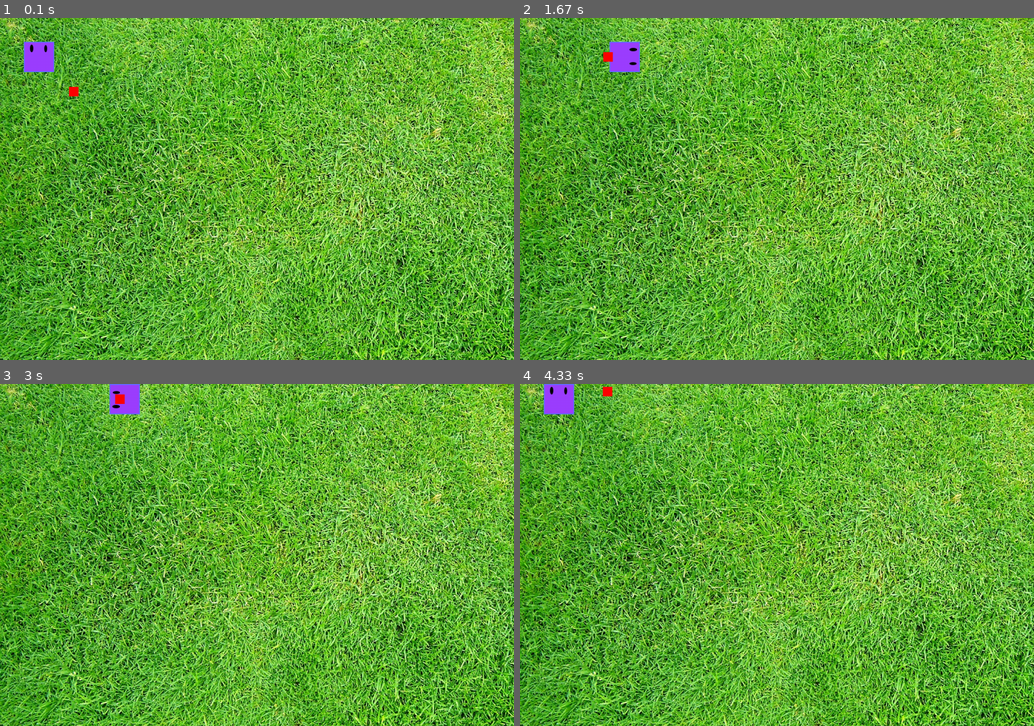
Above: before the commit, frames 1-4 (two rows, left to right).
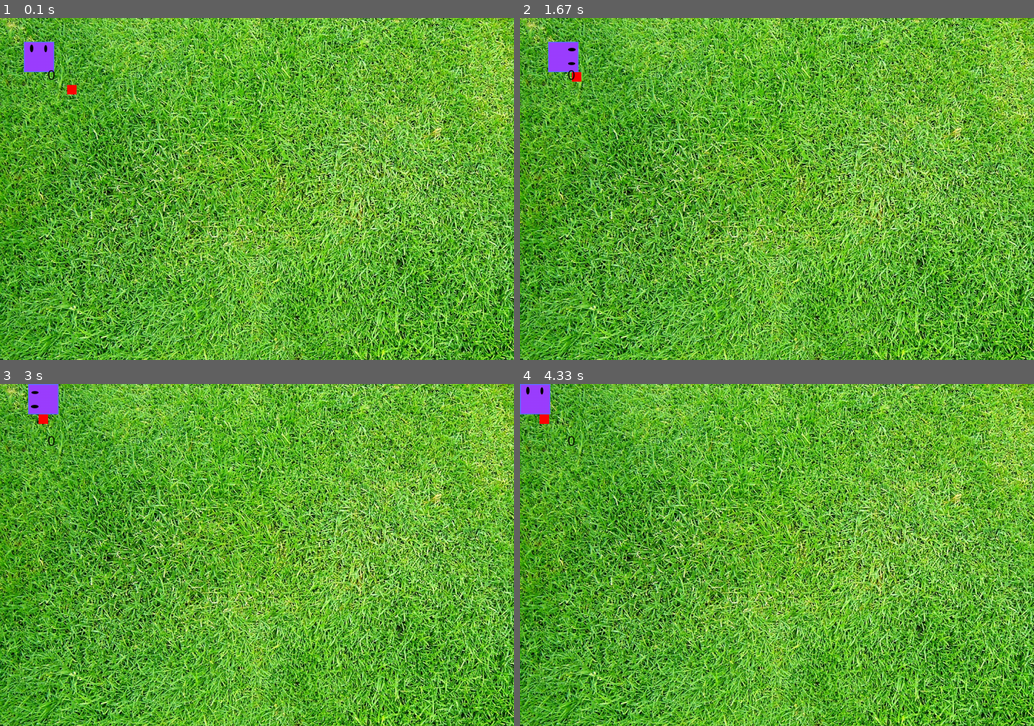
Above: after the commit, the same moments.

Repository: StephenRebel/ICS3U-Summative-game_Arena-Survial
Game: pygame game, started from Learning and Practice/PygameTesting/test_file.py
Two runs of this game, one before a commit and one after it. Both use one fixed random seed, a clock stepped at 60 frames per second and the inputs below.
Inputs:
- Up to frame 1 (0.1 s): no input
- Up to frame 2 (1.67 s): hold Space 0.33-0.8 s; hold Right 0.33-0.8 s; tap A at 0.83 s
- Up to frame 3 (3 s): hold Up 1.67-2.13 s; hold Right 2.17-2.63 s; hold Left from 2.67 s (still down)
- Up to frame 4 (4.33 s): release Left at 3.2 s; hold Down 3.23-3.53 s; hold Left 3.57-3.97 s; hold A 3.57-3.97 s; hold Up from 4 s (still down); hold W from 4 s (still down)

The runs differ from the first frame. In frame 1, less than 0.1% of the frame differs, in the area x 9-16%, y 15-23%; in frame 2, 1.2%, in the area x 5-24%, y 6-19%; in frame 3, 1.2%; in frame 4, 1.0%.

Commit message:
Figured out basic collision, made red square spawn randomly when shot by bullet, added points that display on screen

Diff:
--- a/Learning and Practice/PygameTesting/test_file.py
+++ b/Learning and Practice/PygameTesting/test_file.py
@@ -1,4 +1,5 @@
 import pygame
+import random
 pygame.init()
 
 #Main game setup
@@ -8,6 +9,7 @@
 screen = pygame.display.set_mode(size)
 pygame.display.set_caption("My First Game")
 clock = pygame.time.Clock()
+font = pygame.font.SysFont('Comic Sans MS', 30)
 
 #Make Variables
 BLACK = ( 0, 0, 0)
@@ -16,23 +18,22 @@
 RED = ( 255, 0, 0)
 BROWN = (210, 105, 30)
 
-x1, y1, width1, height1 = 50, 50, 64, 64
-x2, y2, width2, height2 = 150, 150, 20, 20
-x, y, shootwidth, shootheight, shootdistance, shootdirection = -10, -10, 15, 5, [-10, -10], 0
+x1, y1, width1, height1, oldx1, oldy1 = 50, 50, 64, 64, 50, 50
+x2, y2, width2, height2, oldx2, oldy2 = 150, 150, 20, 20, 150, 150
+x, y, shootwidth, shootheight, shootdirection = -10, -10, 15, 5, 0
 p1face, p2face = 0, 0
-
+point = 0
 can_shoot = False
 
 #Draw things on screen procedure
 def draw_objects():
-
     new_char1 = pygame.transform.rotate(char1, p1face)
-
     screen.blit(bg, (0, 0))
     screen.blit(new_char1, (x1, y1))
-    #pygame.draw.rect(screen, BLUE, (x1, y1, width1, height1))
     pygame.draw.rect(screen, RED, (x2, y2, width2, height2))
     pygame.draw.rect(screen, BLACK, (x, y, shootwidth, shootheight))
+    text = font.render(str(point), True, BLACK)
+    screen.blit(text, (100 , 100))
     pygame.display.update()
 
 #Main Loop
@@ -50,6 +51,7 @@
     keys = pygame.key.get_pressed()
 
     #Movement for both players
+    oldx1, oldy1, oldx2, oldy2 = x1, y1, x2, y2
     if keys[pygame.K_LEFT]:
         p1face = 90
         if x1 - 1 <= 0:
@@ -99,20 +101,22 @@
             y2 = size[1] - height2
         else:
             y2 += 1
+    #Auto moving AI
     else:
         if (x2 + width2 / 2) - (x1 + width1 / 2) > 0:
-            x2 -= 0.5
+            x2 -= 1
         elif (x2 + width2 / 2) - (x1 + width1 / 2) < 0:
-            x2 += 0.5
+            x2 += 1
         if (y2 + height2 / 2) - (y1 + height1 / 2) > 0:
-            y2 -= 0.5
+            y2 -= 1
         elif (y2 + height2 / 2) - (y1 + height1 / 2) < 0:
-            y2 += 0.5
+            y2 += 1
 
+    #Detects if there should be a bullet
     if keys[pygame.K_SPACE]:
         if can_shoot == False:
             can_shoot = True
-            x, y, = x1 + width1 / 2, y1 + height1 / 2 - shootheight / 2
+            x, y, = int(x1 + width1 / 2), int(y1 + height1 / 2 - shootheight / 2)
             if p1face == 90:
                 shootdirection = 2
                 shootwidth = 15
@@ -130,6 +134,7 @@
                 shootwidth = 5
                 shootheight = 15
 
+    #Controls direction of bullet
     if can_shoot == True:
         if shootdirection == 2:
             if x > -15:
@@ -152,6 +157,23 @@
             else:
                 can_shoot = False
 
+    #Collision between two characters
+    for x1pos in range(x1, x1 + width1):
+        if x2 + width2 >= x1pos >= x2:
+            for y1pos in range(y1, y1 + height1):
+                if y2 + height2 >= y1pos >= y2:
+                    x1, y1, x2, y2 = oldx1, oldy1, oldx2, oldy2
+
+    #Collision between character 2 and bullet
+    for shootxpos in range(x, x + shootwidth):
+        if x2 + width2 >= shootxpos >= x2:
+            for shootypos in range(y, y + shootheight):
+                if y2 + height2 >= shootypos >= y2:
+                    x, y = -15, -15
+                    x2, y2 = random.randrange(width2, size[0] - width2), random.randrange(height2, size[1] - height2)
+                    can_shoot = False
+                    point += 1
+
     draw_objects()
 #Once we have exited the main program loop we can stop the game engine:
 pygame.quit()
